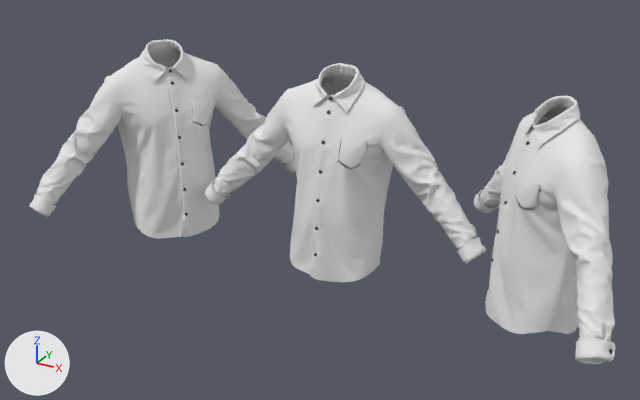
One commit to the glTF model public/models/Shirt_Long_Sleeves/Shirt Long Sleeves.gltf: the scene before it, then after it.
Both versions are drawn from a camera (50 mm lens) standing at (1.33, -2.55, 2.4) and looking at (-0.03, -0.07, 1.16). Arrows for +X, +Y and +Z are at lower left; the lights stay in place. The picture after the commit comes second. Where no turn or scale is listed for an object, it has been applied to the vertices.

The older version as bpy lines, for what is in view:
```python
ob_shirt = bpy.data.objects.new('Shirt ', me_shirt_obj_001)
ob_shirt.location = (0.0, 0.0, 0.0)
ob_shirt__right = bpy.data.objects.new('Shirt  Right', me_shirt_obj_005)
ob_shirt__right.location = (-0.72, 0.0, 0.0)
ob_shirt_left = bpy.data.objects.new('Shirt Left', me_shirt_obj_006)
ob_shirt_left.location = (0.72, 0.0, 0.0)
```
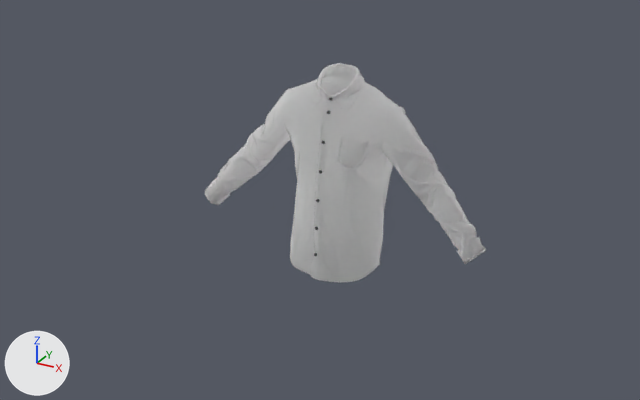
The change, as a diff of the scene's bpy script:
```diff
--- a/public/models/Shirt_Long_Sleeves/Shirt Long Sleeves.gltf.py
+++ b/public/models/Shirt_Long_Sleeves/Shirt Long Sleeves.gltf.py
@@ mat_front_001 @@
 mat_front_001 = principled_material('Front.001')
-mat_front_001.base_color = (0.8, 0.8, 0.8)  # white #e7e7e7
+mat_front_001.base_color = (1.0, 1.0, 1.0)  # white #ffffff
 mat_front_001.roughness = 2.0
+mat_front_001.transmission_weight = 1.0
@@ mat_sleeve_right_001 @@
 mat_sleeve_right_001 = principled_material('Sleeve_Right.001')
-mat_sleeve_right_001.base_color = (0.8, 0.8, 0.8)  # white #e7e7e7
+mat_sleeve_right_001.base_color = (1.0, 1.0, 1.0)  # white #ffffff
 mat_sleeve_right_001.roughness = 2.0
+mat_sleeve_right_001.transmission_weight = 1.0
@@ mat_sleeve_left_001 @@
 mat_sleeve_left_001 = principled_material('Sleeve_Left.001')
-mat_sleeve_left_001.base_color = (0.8, 0.8, 0.8)  # white #e7e7e7
+mat_sleeve_left_001.base_color = (1.0, 1.0, 1.0)  # white #ffffff
 mat_sleeve_left_001.roughness = 2.0
+mat_sleeve_left_001.transmission_weight = 1.0
@@ mat_back_001 @@
 mat_back_001 = principled_material('Back.001')
-mat_back_001.base_color = (0.8, 0.8, 0.8)  # white #e7e7e7
+mat_back_001.base_color = (1.0, 1.0, 1.0)  # white #ffffff
 mat_back_001.roughness = 2.0
+mat_back_001.transmission_weight = 1.0
@@ ob_shirt__right @@
-ob_shirt__right = bpy.data.objects.new('Shirt  Right', me_shirt_obj_005)
-ob_shirt__right.location = (-0.72, 0.0, 0.0)
@@ ob_shirt_left @@
-ob_shirt_left = bpy.data.objects.new('Shirt Left', me_shirt_obj_006)
-ob_shirt_left.location = (0.72, 0.0, 0.0)
```

Changed parts and their boxes [x1, y1, x2, y2] in the pictures (640 x 400 px):
'Shirt ', recoloured, surface changed
    both: [205, 63, 486, 282]
'Shirt Left', deleted
    before: [474, 96, 615, 364]
    faces in mat_front_001 (white #e7e7e7): [485, 96, 580, 334]
    faces in mat_sleeve_left_001 (white #e7e7e7): [554, 159, 615, 364]
    faces in mat_back_001 (white #e7e7e7): [531, 107, 609, 334]
    faces in mat_sleeve_right_001 (white #e7e7e7): [474, 115, 550, 213]
'Shirt  Right', deleted
    before: [29, 39, 296, 239]
    faces in mat_front_001 (white #e7e7e7): [110, 39, 220, 239]
    faces in mat_sleeve_right_001 (white #e7e7e7): [29, 77, 122, 217]
    faces in mat_sleeve_left_001 (white #e7e7e7): [215, 66, 296, 172]
    faces in mat_back_001 (white #e7e7e7): [107, 50, 218, 212]
